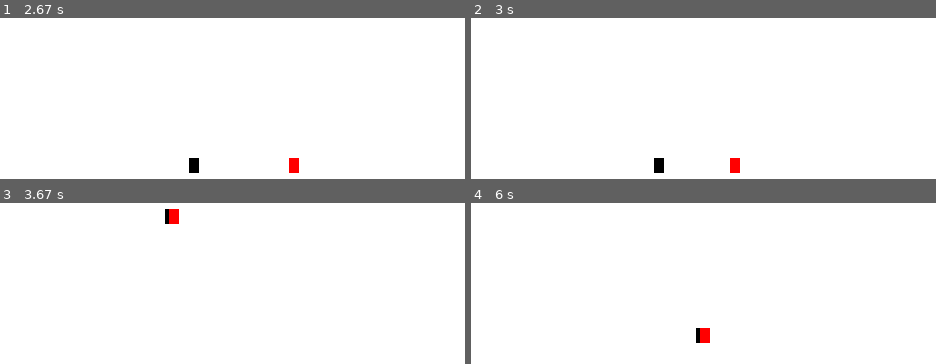
Above: before the commit, frames 1-4 (two rows, left to right).
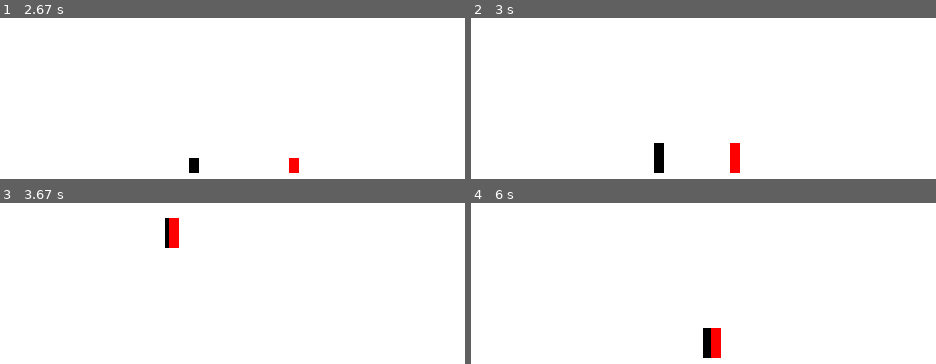
Above: after the commit, the same moments.

Repository: TonyLProjects/PygameProj1
Game: pygame game, started from src/game.py
Same seed, same stepped clock (60 frames per second), same inputs: the game is played once before the commit and once after it.
Inputs:
- Up to frame 1 (2.67 s): tap J at 0.33 s; hold Right 0.67-1.13 s; hold D 0.67-1.13 s; hold Up 1.17-1.47 s; hold W 1.17-1.47 s; hold Right 1.5-1.97 s; hold D 1.5-1.97 s; hold Left 2-2.53 s; hold A 2-2.53 s; hold Down from 2.57 s (still down); hold S from 2.57 s (still down)
- Up to frame 2 (3 s): release Down at 2.87 s; release S at 2.87 s; hold Left from 2.9 s (still down); hold A from 2.9 s (still down)
- Up to frame 3 (3.67 s): release Left at 3.3 s; release A at 3.3 s; hold Up from 3.33 s (still down); hold W from 3.33 s (still down)
- Up to frame 4 (6 s): release Up at 3.7 s; release W at 3.7 s; hold Right 3.73-4.37 s; hold D 3.73-4.37 s; tap J at 4.8 s; hold Left 5.13-5.6 s; hold A 5.13-5.6 s; hold Right from 5.63 s (still down); hold D from 5.63 s (still down)

Frame 1 is identical in both runs. In frame 2, 0.4% of the frame differs, in the area x 39-58%, y 77-87%; in frame 3, 0.6%; in frame 4, 0.9%, in the area x 48-54%, y 77-97%.

Commit message:
added hitstun register

Diff:
--- a/src/game.py
+++ b/src/game.py
@@ -12,6 +12,7 @@
 # importing helper structures
 from vector2d import vector2d
 from hitResult import hitResult
+from playerAction import playerAction
 
 
 from constants import *
@@ -40,7 +41,7 @@
 # change the use of hitResult object init as struct, probably not efficient
 def hurtBoxCollisionDetection(player1, player2):
 	if player1.isAttacking == False and player2.isAttacking == False:
-		return hitResult(False, False)
+		return hitResult(False, False, player1.attackType, player2.attackType)
 	else:
 		p1Hit = False
 		p2Hit = False
@@ -50,17 +51,26 @@
 		p2HurtBox = player2.getHurtBox()
 		p2Hit = checkRectCollision(p1HitBox, p2HurtBox)
 		p1Hit = checkRectCollision(p2HitBox, p1HurtBox)
-	return hitResult(p1Hit, p2Hit)
+		moveThatHitP1 = player2.attackType
+		moveThatHitP2 = player1.attackType
+		print("inside collision detection: ", p1Hit, p2Hit, moveThatHitP1, moveThatHitP2)
+	return hitResult(p1Hit, p2Hit, moveThatHitP1, moveThatHitP2)
 
-def handlePlayerAction(player, action, hurtBoxCollisionResult):
-	# if hurtBoxCollisionResult.playerHit == "p1Hit":
-	# 	# init hitstun
-	# 	pass
-	# if hurtBoxCollisionResult.playerHit == "p2Hit":
-	# 	pass
-
+# does not need to account for multiple hit by the same move since hitbox will disapear when hit lands
+def handlePlayerAction(player, action, hitResult):
+	if player.isAttacking != False:
+		print("inside handlePlayerAction: ", hitResult.p1HitResult, hitResult.p2HitResult, hitResult.moveThatHitP1, hitResult.moveThatHitP2)
+	if player.playerGameSide == 1 and hitResult.p1HitResult == True:
+		return playerAction("hitstun", hitResult.moveThatHitP1)
+	if player.playerGameSide == 1 and hitResult.p2HitResult == True:
+		return playerAction("landedHit", hitResult.moveThatHitP2)
+	if player.playerGameSide == 2 and hitResult.p2HitResult == True:
+		return playerAction("hitstun", hitResult.moveThatHitP2)
+	if player.playerGameSide == 2 and hitResult.p1HitResult == True:
+		return playerAction("landedHit", hitResult.moveThatHitP1)
 	if isActionValid(player, action) != "noAction":
-		return action
+		return playerAction(action, "NULL")
+	return playerAction("noAction", "NULL")
 
 def isActionValid(player, action):
 	if player.canInitAction == False:
@@ -74,11 +84,13 @@
 			return "noAction"
 	return action
 
+# parameter "action" is an array with [0] containing string of move type and [1] containing move hit/landed.
+# [1] contains "null" if no hit landed
 def initFinalAction(player, action):
-	if action != "noAction":
+	if action.moveType != "noAction":
 		player.initializeAction(action)
 	elif player.isCrouching:
-		player.resetCrouch
+		player.resetCrouch()
 
 
 # temporary rendering functions
@@ -93,9 +105,15 @@
 
 def drawPlayerBody(player, display):
 	if player.playerGameSide == 1:
-		pygame.draw.rect(display, BLACK, [player.xPos, player.yPos, player.width, player.height])
+		playerColor = BLACK
+		if player.isHitStunned:
+			playerColor = GREEN
+		pygame.draw.rect(display, playerColor, [player.xPos, player.yPos, player.width, player.height])
 	else:
-		pygame.draw.rect(display, RED, [player.xPos, player.yPos, player.width, player.height])
+		playerColor = RED
+		if player.isHitStunned:
+			playerColor = GREEN
+		pygame.draw.rect(display, playerColor, [player.xPos, player.yPos, player.width, player.height])
 
 
 def drawPlayerAttack(player, display):
@@ -150,8 +168,6 @@
 	p1ActionFromInput = inputHandler.handlePlayerInputs(events, keys, p1.playerGameSide, p1.playerFacingSide)
 	p2ActionFromInput = inputHandler.handlePlayerInputs(events, keys, p2.playerGameSide, p2.playerFacingSide)
 	collisionResult = hurtBoxCollisionDetection(p1, p2)
-	print("p1 hit result", collisionResult.p1HitResult)
-	print("p2 hit result", collisionResult.p2HitResult)
 	p1ActionToInit = handlePlayerAction(p1, p1ActionFromInput, collisionResult)
 	p2ActionToInit = handlePlayerAction(p2, p2ActionFromInput, collisionResult)
 	initFinalAction(p1, p1ActionToInit)
--- a/src/hitResult.py
+++ b/src/hitResult.py
@@ -1,5 +1,7 @@
 # helper data structure to make hit detection result code more readable
 class hitResult:
-	def __init__(self, p1Res, p2Res):
+	def __init__(self, p1Res, p2Res, moveThatHitP1, moveThatHitP2):
 		self.p1HitResult = p1Res
 		self.p2HitResult = p2Res
+		self.moveThatHitP1 = moveThatHitP1
+		self.moveThatHitP2 = moveThatHitP2
--- a/src/player.py
+++ b/src/player.py
@@ -8,7 +8,7 @@
 
 class Player:
 #player constant attributes
-	playerGameSide = 0
+	playerGameSide = 0 			# 1 for player 1, 2 for player 2
 	height = 30
 	width = 10
 	forwardVelocity = 5
@@ -18,15 +18,17 @@
 #player state related variable attributes
 #maybe wrap these in a datatype
 	canInitAction = True
-	recoveryFrames = 0
+	recoveryFrames = 0	# used for jump and dash
+	hitstunFrames = 0
 
 	isBlocking = False
 	isAirborne = False
 	isCrouching = False
 	isHitStunned = False
 
+
 	isAttacking = False
-	alreadyHit = False
+	hitBoxIsActive = False
 	attackType = "notAttacking"
 	attackFrame = 0
 
@@ -66,32 +68,36 @@
 
 	# validity and action priority is handled in another function
 	def initializeAction(self, action):
-		if action == "forward":
+		if action.moveType == "forward":
 			if self.playerFacingSide == 0:
 				self.xPos += self.forwardVelocity
 			else:
 				self.xPos -= self.forwardVelocity
-		if action == "backward":
+		if action.moveType == "backward":
 			if self.playerFacingSide == 0:
 				self.xPos -= self.backwardVelocity
 			else:
 				self.xPos += self.backwardVelocity
-
-		if action == "crouch":
+		if action.moveType == "crouch":
 			self.isCrouching = True
 			self.height = 15
 			self.yPos = GAMEFLOOR+15
-		if action == "verticalJump":
+		if action.moveType == "verticalJump":
 			self.verticalJump()
-		if action == "forwardJump":
+		if action.moveType == "forwardJump":
 			self.forwardJump()
-		if action == "backwardJump":
+		if action.moveType == "backwardJump":
 			self.backwardJump()
-		if action == "punch":
+		if action.moveType == "punch":
 			self.punch()
+		if action.moveType == "hitstun" and self.isBlocking == False:
+			self.initHitstun(action.moveDetail)
+		if action.moveType == "landedHit":
+			self.initLandHitProcessing(action.moveDetail)
 
 
 	def tick(self):
+
 		# update jump frames
 		if self.isAirborne == True:
 			self.yPos += self.yVelocity
@@ -110,10 +116,17 @@
 			if self.attackFrame == 0:			# basically self.resetAttackState()
 				self.isAttacking = False
 				self.canInitAction = True
+				self.hitBoxIsActive = False
 				self.attackType = "notAttacking"
 
 		if self.isHitStunned == True:
-			pass
+			# print(self.hitstunFrames)
+			self.hitstunFrames -= 1
+			if self.hitstunFrames == 0:
+				self.isHitStunned = False
+				self.canInitAction = True
+				self.attackType = "notAttacking"
+				self.isAttacking = False
 
 		# ticking recovery frames
 		if self.recoveryFrames != 0:
@@ -124,6 +137,22 @@
 			if self.isAirborne == False and self.isAttacking == False:
 				self.sideSwitch()
 
+	# add falling if hit in air
+	def initHitstun(self, moveType):
+		self.canInitAction = False
+		self.isAttacking = False
+		self.attackFrame = 0
+		self.isCrouching = False
+		self.isHitStunned = True
+		# self.isAirborne = ?
+		if moveType == "punch":
+			# generalize this with move dictionary according to move type
+			# eg:
+			# self.hitstunFrames = charType.move.hitstunFrameTimer
+			self.hitstunFrames = 10
+
+	def initLandHitProcessing(self, moveType):
+		pass
 
 
 	def verticalJump(self):
@@ -145,10 +174,10 @@
 			self.xVelocity = self.backwardVelocity
 		self.isAirborne = True
 
-# make this into struct?
 	def punch(self):
 		self.isAttacking = True
 		self.canInitAction = False
+		self.hitBoxIsActive = True
 		self.attackType = "punch"
 		self.attackFrame = 10
 
@@ -171,7 +200,7 @@
 	# need to account player side
 	# the same thing need to be accounted in rendering
 	def getHitBox(self):
-		if self.isAttacking == True and self.alreadyHit == False:
+		if self.isAttacking == True and self.hitBoxIsActive == True:
 			if self.attackType == "punch":
 				if self.playerFacingSide == 0:
 				# temporary math, change later
--- /dev/null
+++ b/src/playerAction.py
@@ -0,0 +1,4 @@
+class playerAction:
+	def __init__(self, moveType, moveDetail):
+		self.moveType = moveType
+		self.moveDetail = moveDetail
Not shown, changed: TODO.txt
Not shown, changed: src/hitResult.pyc
Not shown, changed: src/player.pyc
Not shown, added: src/playerAction.pyc
